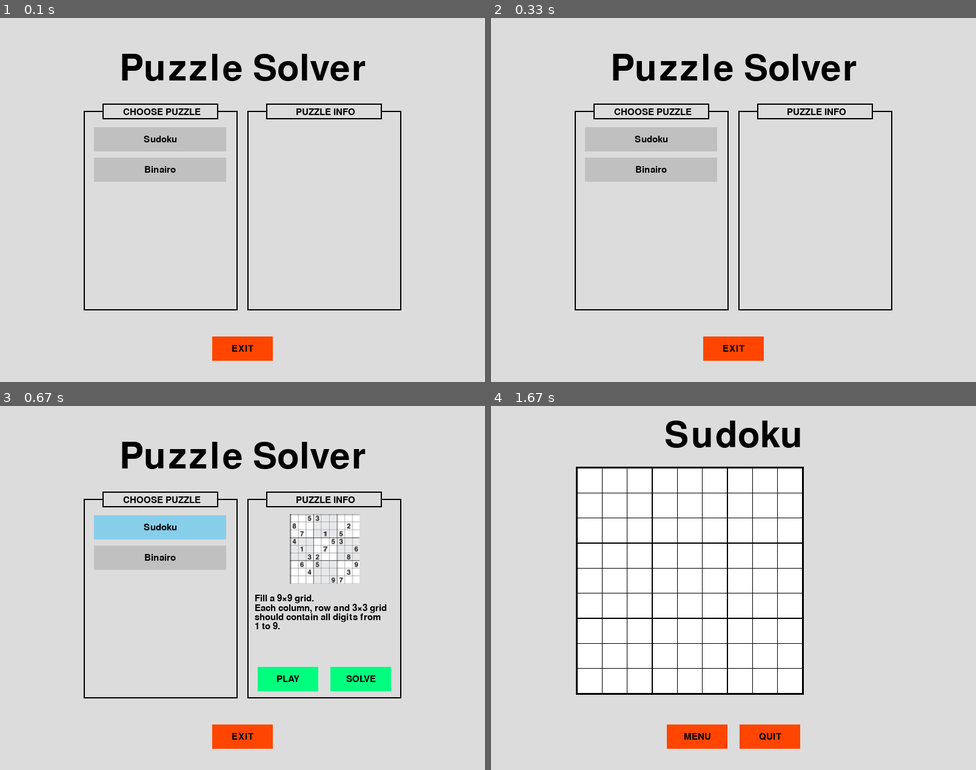
Above: before the commit, frames 1-4 (two rows, left to right).
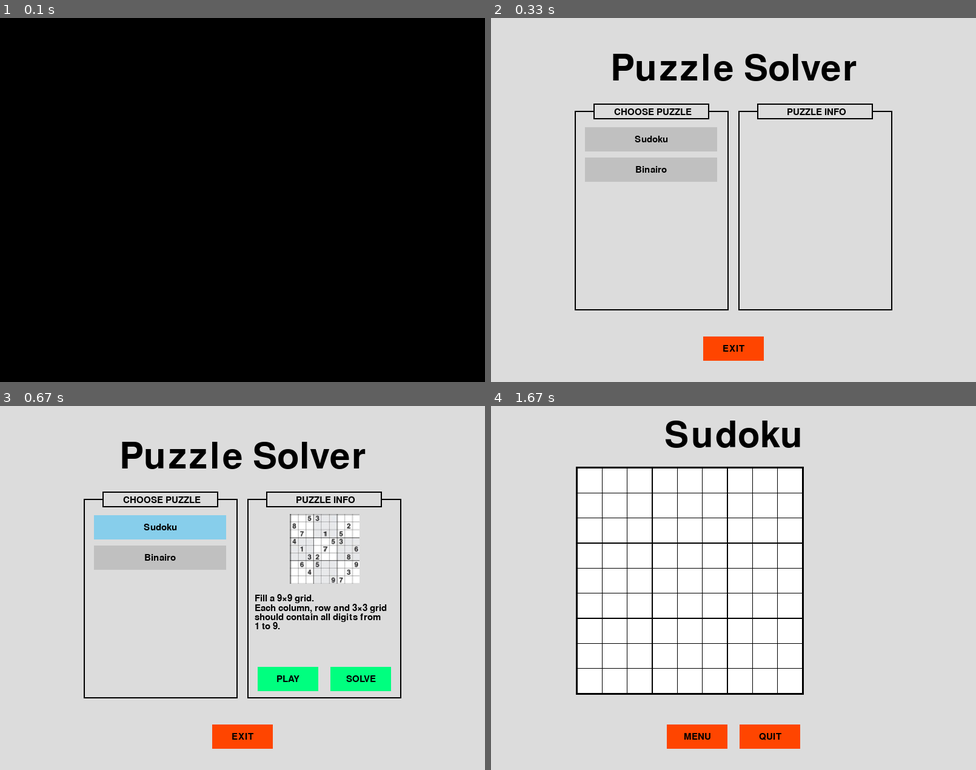
Above: after the commit, the same moments.

Repository: ChristopheVdE/Puzzle-solver
Game: pygame game, started from Application/Pygame/MainMenu.py
Same seed, same stepped clock (60 frames per second), same inputs: the game is played once before the commit and once after it.
Inputs (mouse positions are in pixels of both pictures, inside the frame that each line leads up to):
- Up to frame 1 (0.1 s): no input
- Up to frame 2 (0.33 s): no input
- Up to frame 3 (0.67 s): click "Sudoku" at 0.38 s
- Up to frame 4 (1.67 s): click (782, 668) at 0.72 s; click (583, 533) at 1.05 s; click (912, 715) at 1.38 s

The runs differ from the first frame. In frame 1, 97% of the frame differs, in the area x 0-100%, y 0-100%; in frame 2, nothing differs; in frame 3, nothing differs; in frame 4, nothing differs.

Commit message:
slow down Menu StartUp
When returning from game to menu, there was a problem when pressing the right side of the Menu button: the game would quit.

The problem seems to be that the menu gets loaded so fast that you are already pressing the EXIT button of themenu screen before you can even see it.

Makeshift solution: add a 0.1s delay in the Menu-function before entering the Menu-render-loop

Diff:
--- a/Application/Pygame/MainMenu.py
+++ b/Application/Pygame/MainMenu.py
@@ -62,7 +62,7 @@
 
 # MAIN MENU =================================================================================================
 def MainMenu():
-    #time.sleep(0.1)
+    time.sleep(0.1)
     menu = True
     # if button was Pressed
     SudokuSelected = False
